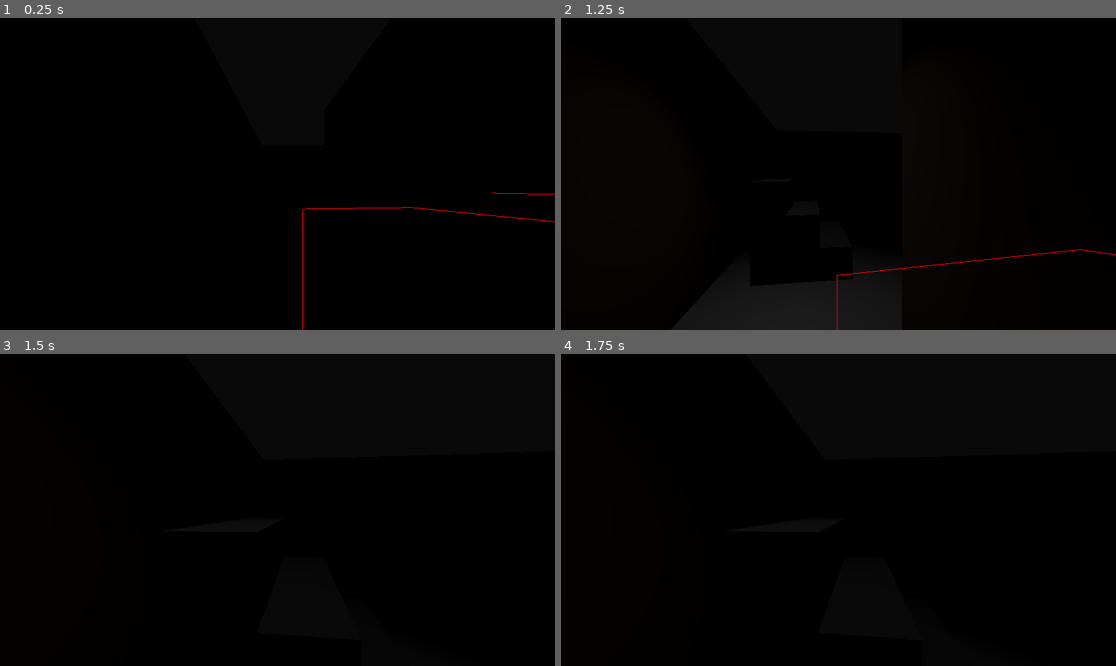
Above: before the commit, frames 1-4 (two rows, left to right).
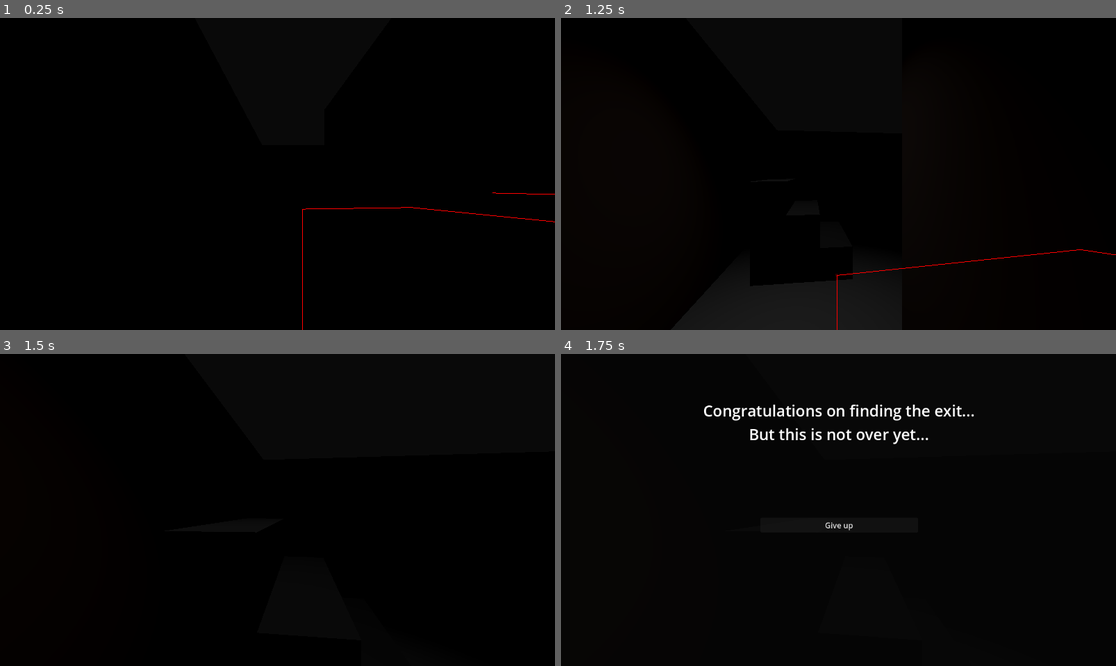
Above: after the commit, the same moments.

Repository: Sugihiru/unmaze
Game: Godot game, scene res://scenes/levels/level.tscn
The game is run twice, just before and just after one commit, with the same random seed, the same clock (stepped at 60 frames per second) and the same inputs.
Inputs (mouse positions are in pixels of both pictures, inside the frame that each line leads up to):
- Up to frame 1 (0.25 s): no input
- Up to frame 2 (1.25 s): move the mouse to (866, 174) at 0.52 s; hold Z (forward) from 0.53 s (still down)
- Up to frame 3 (1.5 s): keep holding Z (forward); move the mouse to (249, 510) at 1.27 s
- Up to frame 4 (1.75 s): keep holding Z (forward)

Frames 1-3 are identical in both runs. In frame 4, 1.4% of the frame differs, in the area x 25-75%, y 16-57%.

Commit message:
add win ui

Diff:
--- a/scenes/GameManager.gd
+++ b/scenes/GameManager.gd
@@ -21,5 +21,9 @@
 
 
 func _on_player_won():
-	print("player won o/")
 	get_tree().paused = true
+	Input.mouse_mode = Input.MOUSE_MODE_VISIBLE
+
+
+func _on_give_up_button_pressed():
+	get_tree().quit()
--- a/scenes/levels/level.tscn
+++ b/scenes/levels/level.tscn
@@ -1,11 +1,13 @@
-[gd_scene load_steps=9 format=3 uid="uid://dr1ox7pslxj56"]
+[gd_scene load_steps=11 format=3 uid="uid://dr1ox7pslxj56"]
 
-[ext_resource type="MeshLibrary" uid="uid://sbwui5c5iiba" path="res://mesh_libraries/meshlib.tres" id="1_jawbo"]
-[ext_resource type="PackedScene" uid="uid://c5gvq6lkofkvo" path="res://scenes/player.tscn" id="2_s1f4y"]
-[ext_resource type="Script" path="res://scenes/GameManager.gd" id="3_2m4gt"]
-[ext_resource type="PackedScene" uid="uid://bhc1p4wwr4ykv" path="res://scenes/monster.tscn" id="3_icpbd"]
-[ext_resource type="PackedScene" uid="uid://dtm4ycc6nit3v" path="res://scenes/flashing_light.tscn" id="3_p6avm"]
-[ext_resource type="PackedScene" uid="uid://cyysgbygwky06" path="res://scenes/stairs.tscn" id="6_ueonn"]
+[ext_resource type="MeshLibrary" uid="uid://sbwui5c5iiba" path="res://mesh_libraries/meshlib.tres" id="1_882mu"]
+[ext_resource type="PackedScene" uid="uid://dtm4ycc6nit3v" path="res://scenes/levels/props/flashing_light.tscn" id="2_dktbw"]
+[ext_resource type="PackedScene" uid="uid://c5gvq6lkofkvo" path="res://scenes/player.tscn" id="3_jeg0v"]
+[ext_resource type="PackedScene" uid="uid://bhc1p4wwr4ykv" path="res://scenes/monster.tscn" id="4_ecycj"]
+[ext_resource type="PackedScene" uid="uid://cyysgbygwky06" path="res://scenes/levels/props/stairs.tscn" id="5_6h4k3"]
+[ext_resource type="Script" path="res://scenes/GameManager.gd" id="6_jpp88"]
+[ext_resource type="Script" path="res://scenes/ui/UI.gd" id="7_dlwnu"]
+[ext_resource type="PackedScene" uid="uid://dk8xrxb7gaij7" path="res://scenes/ui/win_screen.tscn" id="8_sy4rm"]
 
 [sub_resource type="NavigationMesh" id="NavigationMesh_thhcc"]
 vertices = PackedVector3Array(2.5, 4.5, 0, 2.5, 4.5, 3.75, 3.75, 4.5, 3.75, 4, 4.5, -0.25, -4, 4.5, 6.5, -9.5, 4.5, 7.5 …(1860 unchanged characters)…
@@ -24,34 +26,41 @@
 navigation_mesh = SubResource("NavigationMesh_thhcc")
 
 [node name="GridMap" type="GridMap" parent="NavigationRegion3D"]
-mesh_library = ExtResource("1_jawbo")
+mesh_library = ExtResource("1_882mu")
 data = {
 "cells": PackedInt32Array(65531, 65532, 1048576, 65532, 65532, 1048576, 65533, 65532, 1048576, 65534, 65532, 1048576, 6 …(1698 unchanged characters)…
 }
 
 [node name="LightsContainer" type="Node" parent="NavigationRegion3D/GridMap"]
 
-[node name="FlashingLight" parent="NavigationRegion3D/GridMap/LightsContainer" instance=ExtResource("3_p6avm")]
+[node name="FlashingLight" parent="NavigationRegion3D/GridMap/LightsContainer" instance=ExtResource("2_dktbw")]
 transform = Transform3D(1, 0, 0, 0, -4.37114e-08, 1, 0, -1, -4.37114e-08, -6.9463, 4.33764, 0)
 
-[node name="Player" parent="." instance=ExtResource("2_s1f4y")]
+[node name="Player" parent="." instance=ExtResource("3_jeg0v")]
 transform = Transform3D(1, 0, 0, 0, 1, 0, 0, 0, 1, -7.15817, 1.09319, 5.0462)
 
-[node name="Monster" parent="." instance=ExtResource("3_icpbd")]
+[node name="Monster" parent="." instance=ExtResource("4_ecycj")]
 transform = Transform3D(1, 0, 0, 0, 1, 0, 0, 0, 1, 2.92088, 1.16778, -4.81837)
-
-[node name="DirectionalLight3D" type="DirectionalLight3D" parent="."]
-transform = Transform3D(1, 0, 0, 0, 0.0496342, 0.998767, 0, -0.998767, 0.0496342, 0, 14.6888, 0)
-visible = false
 
 [node name="WorldEnvironment" type="WorldEnvironment" parent="."]
 environment = SubResource("Environment_racut")
 
-[node name="Stairs" parent="." instance=ExtResource("6_ueonn")]
+[node name="Stairs" parent="." instance=ExtResource("5_6h4k3")]
 transform = Transform3D(1, 0, 0, 0, 1, 0, 0, 0, 1, -6.85655, 1.37713, -0.760725)
 
 [node name="GameManager" type="Node" parent="."]
-script = ExtResource("3_2m4gt")
+script = ExtResource("6_jpp88")
+
+[node name="UI" type="Node" parent="."]
+process_mode = 3
+script = ExtResource("7_dlwnu")
+
+[node name="WinScreen" parent="UI" instance=ExtResource("8_sy4rm")]
+process_mode = 2
+visible = false
+mouse_filter = 1
 
 [connection signal="stairs_found" from="Player" to="GameManager" method="_on_player_stairs_found"]
 [connection signal="player_won" from="GameManager" to="GameManager" method="_on_player_won"]
+[connection signal="player_won" from="GameManager" to="UI" method="_on_game_manager_player_won"]
+[connection signal="give_up_button_pressed" from="UI/WinScreen" to="GameManager" method="_on_give_up_button_pressed"]
--- /dev/null
+++ b/scenes/ui/UI.gd
@@ -0,0 +1,8 @@
+extends Node
+
+
+@onready var win_screen = $WinScreen
+
+
+func _on_game_manager_player_won():
+	win_screen.visible = true
--- /dev/null
+++ b/scenes/ui/game_over_text_settings.tres
@@ -0,0 +1,4 @@
+[gd_resource type="LabelSettings" format=3 uid="uid://dukhe8fk8x0ha"]
+
+[resource]
+font_size = 32
--- /dev/null
+++ b/scenes/ui/win_screen.gd
@@ -0,0 +1,7 @@
+extends Control
+
+signal give_up_button_pressed
+
+
+func _on_give_up_button_pressed():
+	emit_signal("give_up_button_pressed")
--- /dev/null
+++ b/scenes/ui/win_screen.tscn
@@ -0,0 +1,69 @@
+[gd_scene load_steps=3 format=3 uid="uid://dk8xrxb7gaij7"]
+
+[ext_resource type="Script" path="res://scenes/ui/win_screen.gd" id="1_h51jt"]
+[ext_resource type="LabelSettings" uid="uid://dukhe8fk8x0ha" path="res://scenes/ui/game_over_text_settings.tres" id="1_yl5em"]
+
+[node name="WinScreen" type="Control"]
+layout_mode = 3
+anchors_preset = 15
+anchor_right = 1.0
+anchor_bottom = 1.0
+grow_horizontal = 2
+grow_vertical = 2
+script = ExtResource("1_h51jt")
+
+[node name="BackgroundColorRect" type="ColorRect" parent="."]
+layout_mode = 1
+anchors_preset = 15
+anchor_right = 1.0
+anchor_bottom = 1.0
+grow_horizontal = 2
+grow_vertical = 2
+mouse_filter = 1
+color = Color(0.0313726, 0.0313726, 0.0313726, 0.682353)
+
+[node name="TextVBoxContainer" type="VBoxContainer" parent="."]
+layout_mode = 1
+anchors_preset = 13
+anchor_left = 0.5
+anchor_right = 0.5
+anchor_bottom = 1.0
+offset_left = -283.0
+offset_right = 285.0
+offset_bottom = -364.0
+grow_horizontal = 2
+grow_vertical = 2
+alignment = 1
+
+[node name="Label" type="Label" parent="TextVBoxContainer"]
+layout_mode = 2
+text = "Congratulations on finding the exit..."
+label_settings = ExtResource("1_yl5em")
+horizontal_alignment = 1
+vertical_alignment = 1
+autowrap_mode = 3
+
+[node name="Label2" type="Label" parent="TextVBoxContainer"]
+layout_mode = 2
+text = "But this is not over yet..."
+label_settings = ExtResource("1_yl5em")
+horizontal_alignment = 1
+vertical_alignment = 1
+
+[node name="ButtonsVBoxContainer" type="VBoxContainer" parent="."]
+layout_mode = 1
+anchors_preset = 13
+anchor_left = 0.5
+anchor_right = 0.5
+anchor_bottom = 1.0
+offset_left = -162.0
+offset_top = 340.0
+offset_right = 165.0
+grow_horizontal = 2
+grow_vertical = 2
+
+[node name="GiveUpButton" type="Button" parent="ButtonsVBoxContainer"]
+layout_mode = 2
+text = "Give up"
+
+[connection signal="pressed" from="ButtonsVBoxContainer/GiveUpButton" to="." method="_on_give_up_button_pressed"]
Not shown: 4 places in mesh_libraries/meshlib.tres that only renumber resources
